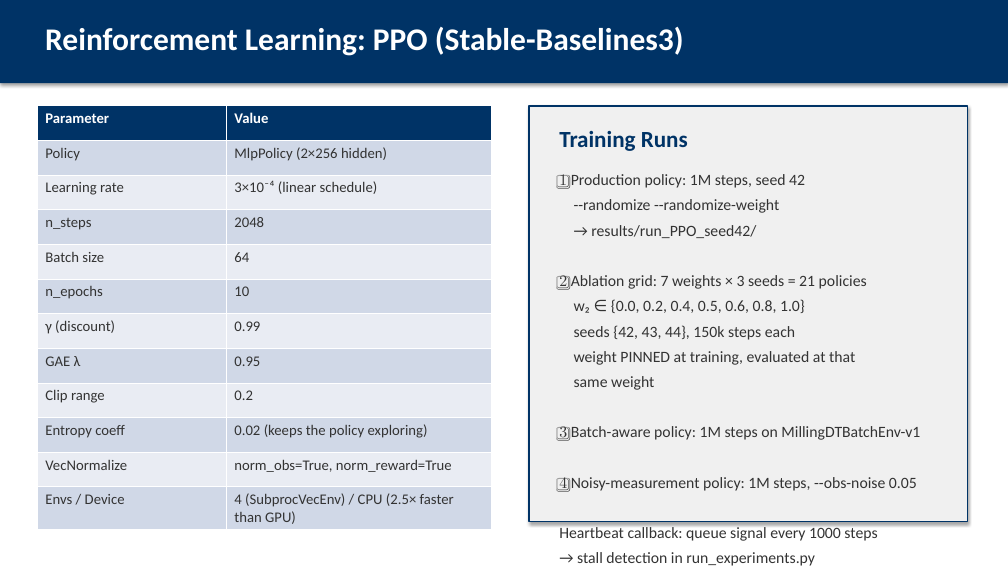
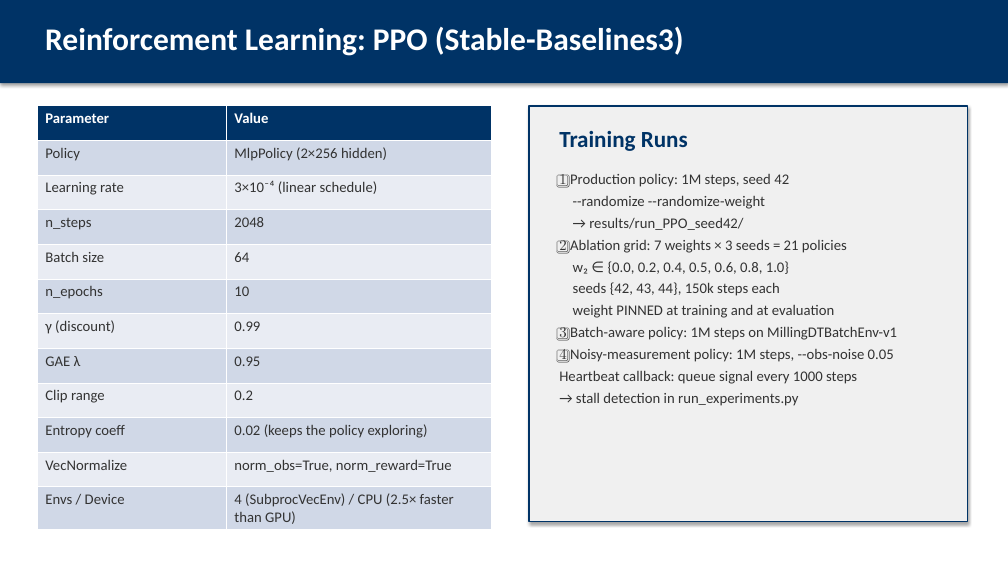
Before and after one commit to AbhinandIITM/AI-in-Mfg, a slide deck: slide 7 of report/presentation.pptx. Drawn at 1008x567 pixels with LibreOffice and Linux fonts; fonts in the diff are those of the drawing. Boxes give left, top, right and bottom in pixels: in the first picture for what was removed or moved away, otherwise in the second. Text is boxed around its words. In the diff, an @@ line names an element or a change of style, - is before the commit and + after.

Commit message:
fix: the training runs list no longer overflows its slide
The list carried three blank lines and a line that repeated the line above
it, and it was set at 15pt in a box that the text did not fit. The list is
now twelve lines at 14pt, and no shape on any slide of the deck extends past
the edge of the slide.

```diff
--- a/report/presentation.pptx
+++ b/report/presentation.pptx
@@ text at <box>559,174,897,406</box>: size 15 to 14 pt; less space between paragraphs @@
@@ text at <box>573,304,834,318</box>: text changed; size 15 to 14 pt @@
-weight PINNED at training, evaluated at that
-same weight
+weight PINNED at training and at evaluation
```
Also in this commit, not shown: 3 other files.
